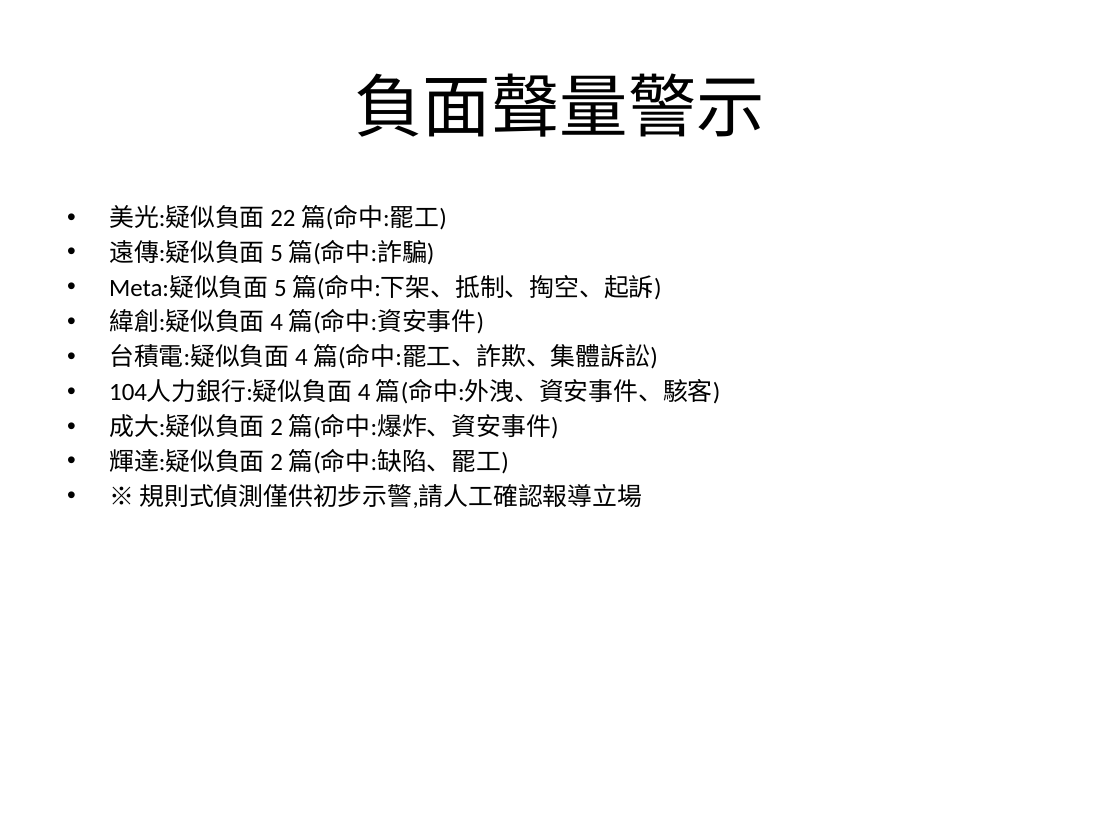
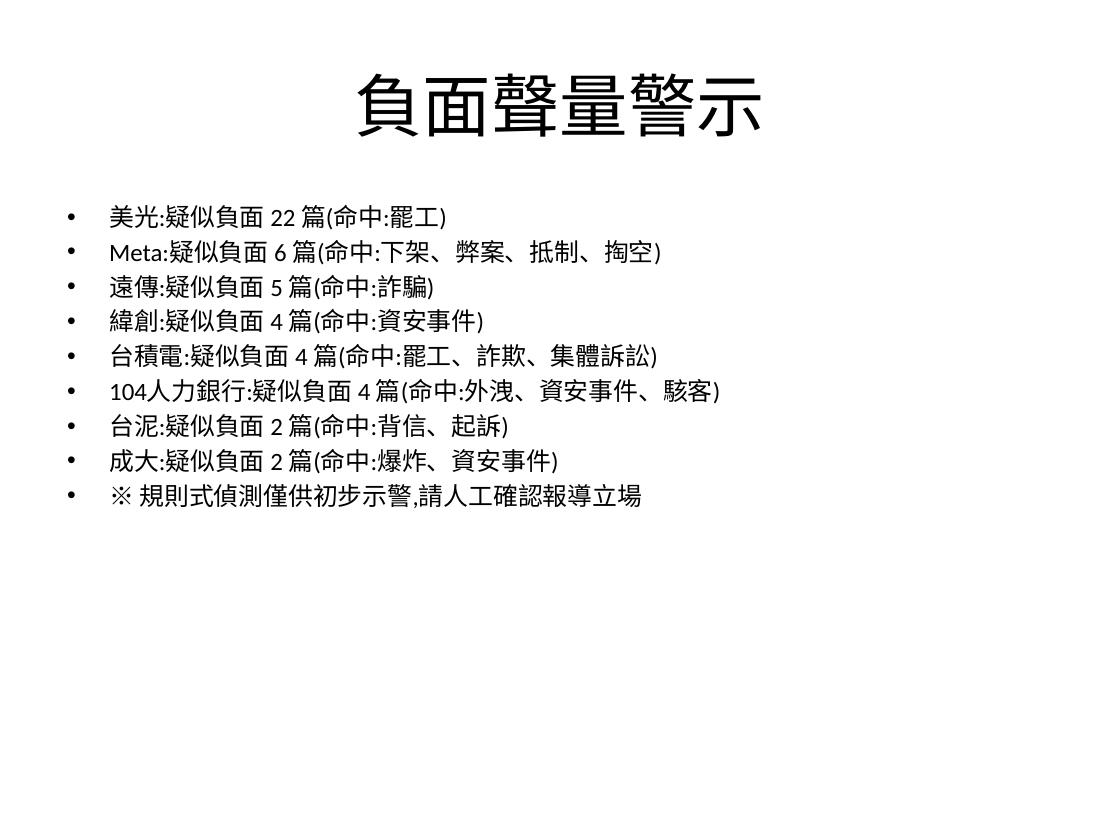
Before and after one commit to AndyChen825/industry-monitor, a slide deck: slide 6 of docs/reports/台灣產業趨勢監測週報_2026-10-05_2026-10-12.pptx. Drawn at 1120x840 pixels with LibreOffice and Linux fonts; fonts in the diff are those of the drawing. Boxes give left, top, right and bottom in pixels: in the first picture for what was removed or moved away, otherwise in the second. Text is boxed around its words. In the diff, an @@ line names an element or a change of style, - is before the commit and + after.

```diff
--- a/docs/reports/台灣產業趨勢監測週報_2026-10-05_2026-10-12.pptx
+++ b/docs/reports/台灣產業趨勢監測週報_2026-10-05_2026-10-12.pptx
@@ text at box(109, 240, 661, 265): paragraph added @@
+• Meta:疑似負面 6 篇(命中:下架、弊案、抵制、掏空)
@@ text at box(109, 275, 661, 300): paragraph removed @@
-• Meta:疑似負面 5 篇(命中:下架、抵制、掏空、起訴)
@@ text at box(109, 414, 509, 439): paragraph added @@
+• 台泥:疑似負面 2 篇(命中:背信、起訴)
@@ text at box(109, 449, 509, 474): paragraph removed @@
-• 輝達:疑似負面 2 篇(命中:缺陷、罷工)
```
Also in this commit, not shown: 5 other slides changed, 8 other files.
